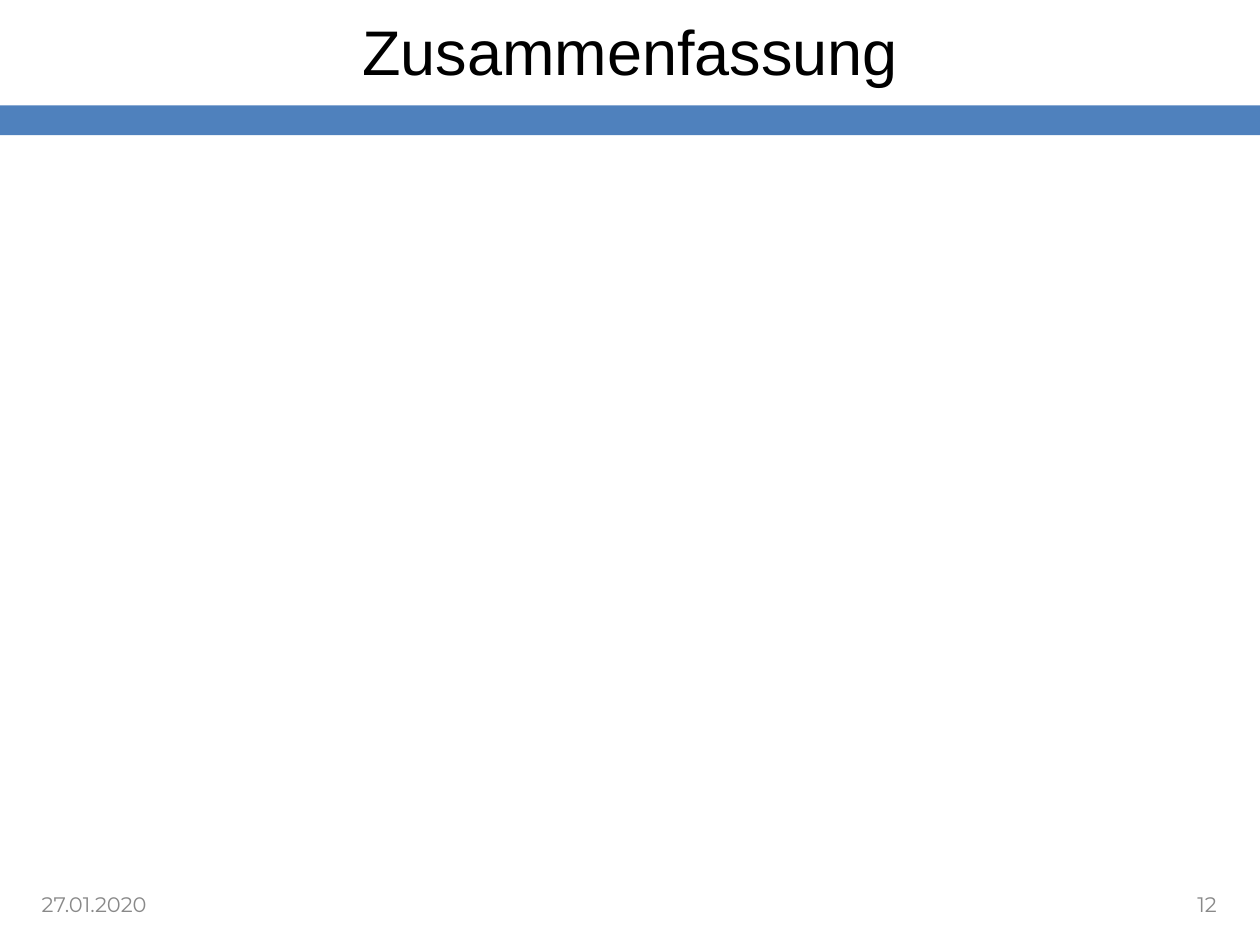
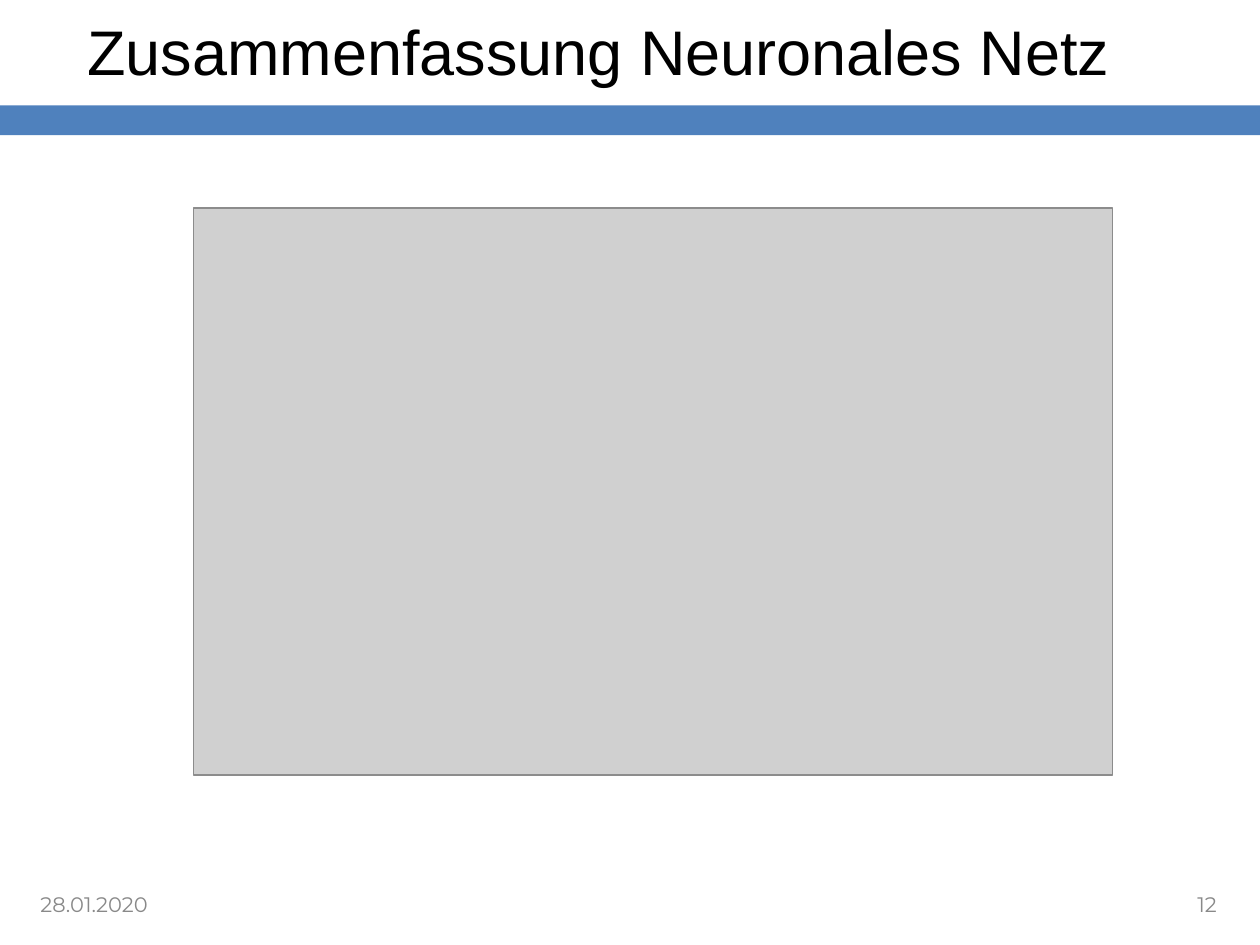
Before and after one commit to SvenjaDrewanz/Gruppe-4, a slide deck: slide 12 of Vortrag/Vortrag_OpenCampus_01.ppt. Drawn at 1260x945 pixels with LibreOffice and Linux fonts; fonts in the diff are those of the drawing; grey boxes stand for pictures. Boxes give left, top, right and bottom in pixels: in the first picture for what was removed or moved away, otherwise in the second. Text is boxed around its words. In the diff, an @@ line names an element or a change of style, - is before the commit and + after.

```diff
--- a/Vortrag/Vortrag_OpenCampus_01.ppt
+++ b/Vortrag/Vortrag_OpenCampus_01.ppt
@@ title at (x1=87, y1=29, x2=1109, y2=87): text changed @@
-Zusammenfassung
+Zusammenfassung Neuronales Netz
@@ picture added at (x1=193, y1=208, x2=1111, y2=775) @@
@@ text at (x1=40, y1=897, x2=147, y2=912): text changed @@
-27.01.2020
+28.01.2020
```
Also in this commit, not shown: 7 other slides changed.
